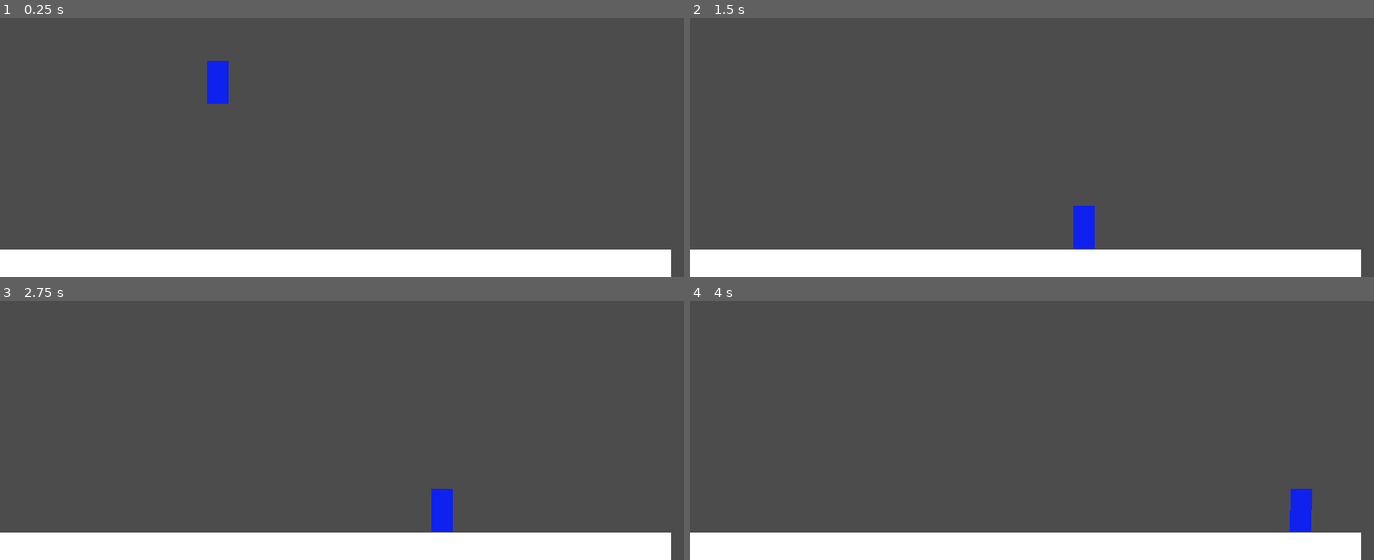
Above: before the commit, frames 1-4 (two rows, left to right).
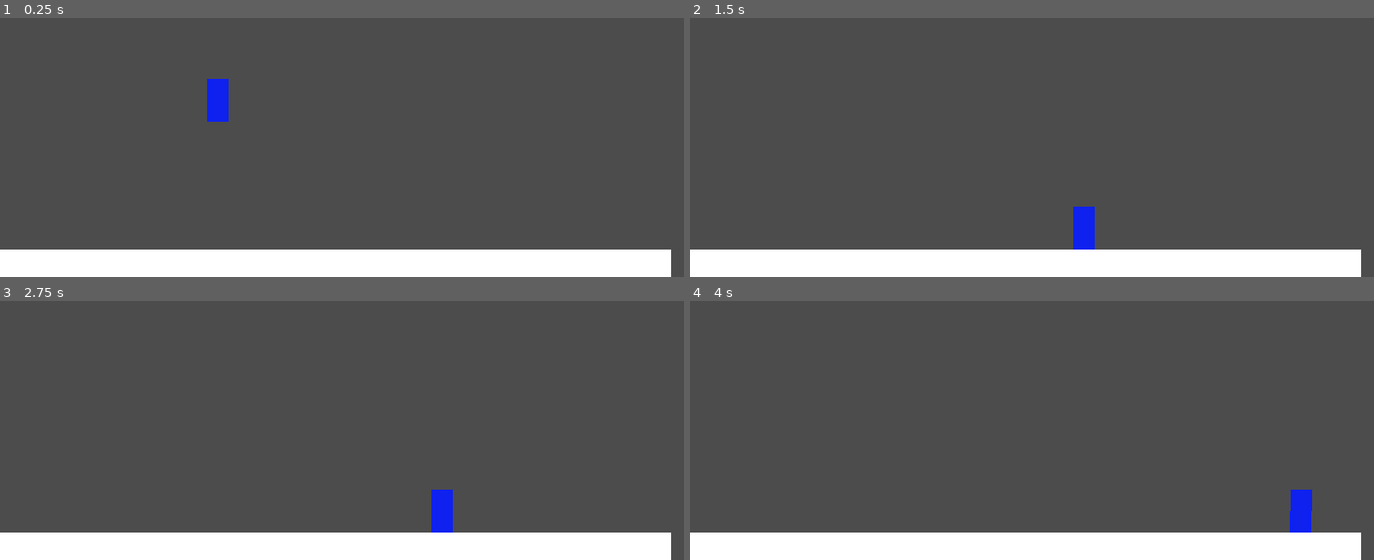
Above: after the commit, the same moments.

Repository: Espetinho-de-Legumes/Lia-na-Floresta-Magica
Game: Godot game, scene res://scenes/Main.tscn
Two runs of this game, one before a commit and one after it. Both use one fixed random seed, a clock stepped at 60 frames per second and the inputs below.
Inputs:
- Up to frame 1 (0.25 s): no input
- Up to frame 2 (1.5 s): hold D (right) from 0.53 s (still down); tap Space (jump) at 0.6, 0.77, 1.07, 1.35 s
- Up to frame 3 (2.75 s): tap Space (jump) at 1.52, 1.82, 2.1 s; release D (right) at 2.03 s; hold A (left) from 2.03 s (still down)
- Up to frame 4 (4 s): release A (left) at 2.78 s; hold D (right) from 2.78 s (still down); tap Space (jump) at 2.85, 3.02, 3.32, 3.6, 3.77 s

The runs differ from the first frame. In frame 1, 0.4% of the frame differs, in the area x 30-34%, y 16-41%; in frame 2, less than 0.1%; in frame 3, less than 0.1%; in frame 4, less than 0.1%.

Commit message:
Ajeitando Jump Sustain

Diff:
--- a/scenes/Floor.tscn
+++ b/scenes/Floor.tscn
@@ -1,7 +1,7 @@
 [gd_scene load_steps=2 format=2]
 
 [sub_resource type="RectangleShape2D" id=1]
-extents = Vector2( 500, 10 )
+extents = Vector2( 500, 8 )
 
 [node name="StaticBody2D" type="StaticBody2D"]
 
@@ -13,5 +13,5 @@
 }
 
 [node name="CollisionShape2D" type="CollisionShape2D" parent="."]
-position = Vector2( 496, 8 )
+position = Vector2( 500, 8 )
 shape = SubResource( 1 )
--- a/scripts/Player.gd
+++ b/scripts/Player.gd
@@ -9,9 +9,9 @@
 export (int) var maxSpeed = 340
 export (int) var acceleration = 35
 export (int) var friction = -20
-export (int) var gravity = 1800 # pixel/sec
-export (int) var jumpForce = -150
-export (float) var jumpSustain = 100 # milisegundos
+export (int) var gravity = 2600 # pixel/sec
+export (int) var jumpForce = -650
+export (float) var jumpSustain = 250 # milisegundos
 
 var inAirTime:float = 0
 var velocity := Vector2.ZERO
@@ -123,7 +123,7 @@
 func handleJumpState(delta: float) -> void:
 	if directionInput.y < 0:
 		if inAirTime < (jumpSustain / 1000):
-			velocity.y += jumpForce
+			velocity.y = jumpForce
 			inAirTime += delta
 	else:
 		inAirTime = jumpSustain/1000
